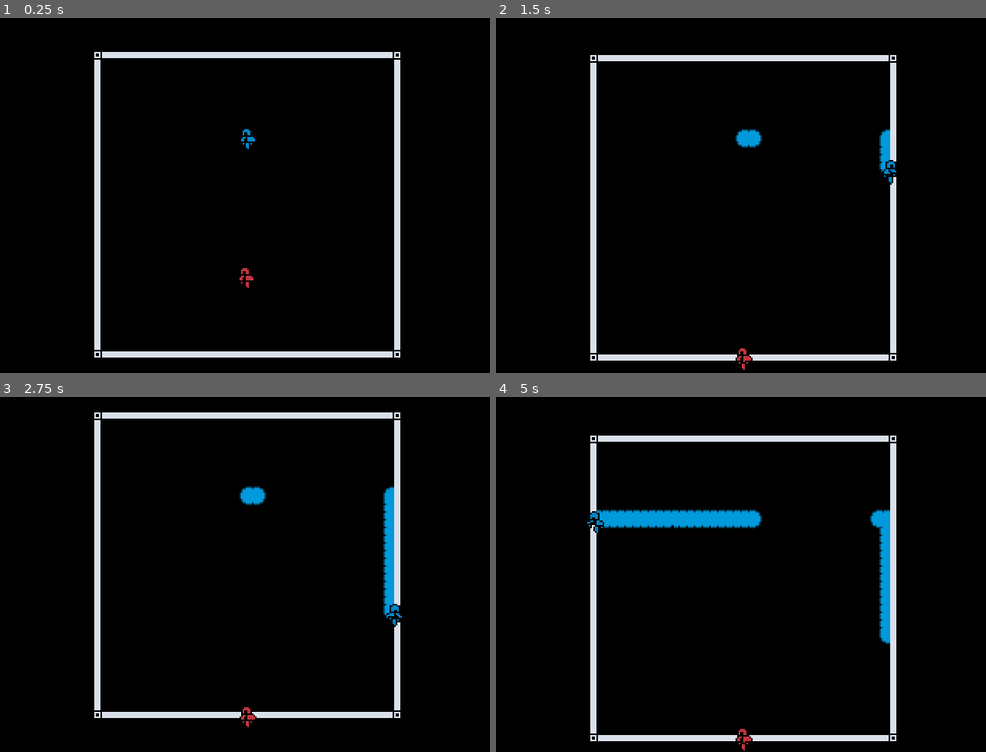
Above: before the commit, frames 1-4 (two rows, left to right).
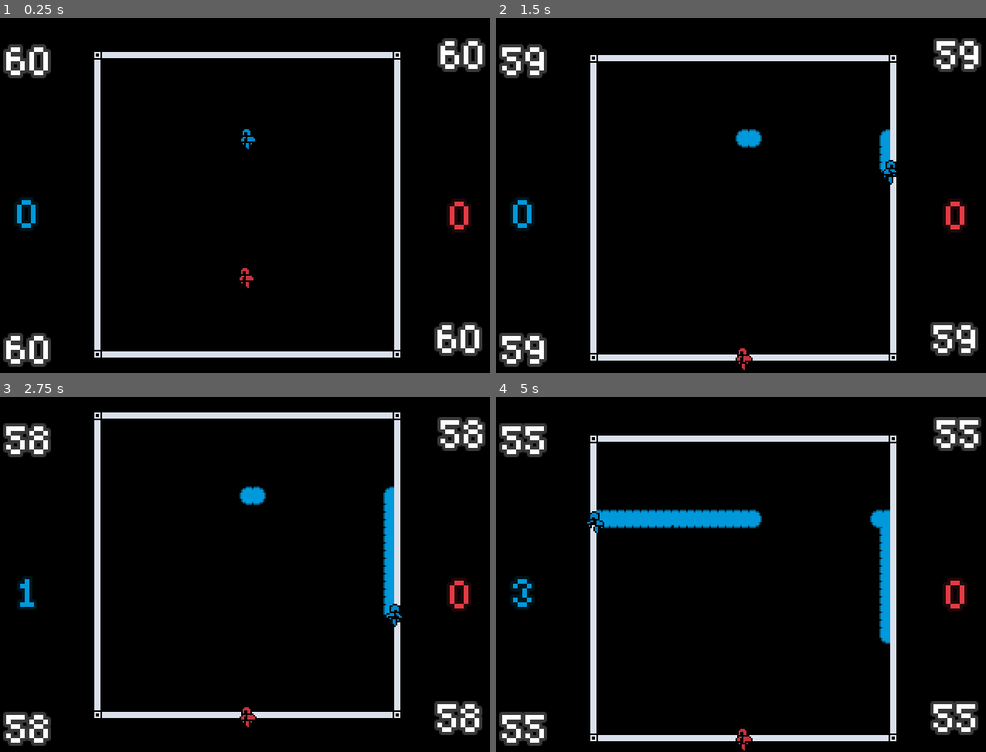
Above: after the commit, the same moments.

Repository: Hairic95/godot-top-down-shooter-template
Game: Godot game, scene res://src/scenes/PaintBattleScene.tscn
Two runs of this game, one before a commit and one after it. Both use one fixed random seed, a clock stepped at 60 frames per second and the inputs below. The project has no main scene, so this scene is started directly.
Inputs:
- Up to frame 1 (0.25 s): no input
- Up to frame 2 (1.5 s): tap Enter (ui_accept) at 0.5, 0.77 s; hold D 0.53-1.28 s; tap Space (dash) at 0.6 s; hold S from 1.28 s (still down); tap Shift at 1.35 s
- Up to frame 3 (2.75 s): tap Enter (ui_accept) at 1.52 s; release S at 2.03 s; hold D from 2.03 s (still down); tap Space (dash) at 2.1 s
- Up to frame 4 (5 s): tap Enter (ui_accept) at 2.75, 3.02, 3.77, 4.52 s; release D at 2.78 s; hold W 2.78-3.53 s; tap Shift at 2.85, 4.35 s; hold A from 3.53 s (still down); tap Space (dash) at 3.6 s

The runs differ from the first frame. In frame 1, 3.9% of the frame differs, in the area x 0-100%, y 5-99%; in frame 2, 4.0%; in frame 3, 4.0%; in frame 4, 4.1%.

Commit message:
commit

Diff:
--- a/src/scenes/PaintBattleScene.gd
+++ b/src/scenes/PaintBattleScene.gd
@@ -8,6 +8,11 @@
 func _ready():
 	player = $Entities/Player1
 	latest_player_position = player.global_position
+
+	$CanvasLayer/Player1Percentage.add_color_override("font_color", $Entities/Player1.paint_color)
+	$CanvasLayer/Player1Percentage.add_color_override("font_outline_modulate", $Entities/Player1.paint_color.darkened(.4))
+	$CanvasLayer/Player2Percentage.add_color_override("font_color", $Entities/Player2.paint_color)
+	$CanvasLayer/Player2Percentage.add_color_override("font_outline_modulate", $Entities/Player2.paint_color.darkened(.4))
 
 	EventBus.connect("create_bullet", self, "create_bullet")
 	EventBus.connect("create_effect", self, "create_effect")
@@ -61,11 +66,47 @@
 				var image_rect = Rect2(0, 0, image.get_width(), image.get_height())
 				if image_rect.has_point(final_pixel):
 					if arena_mask_image.get_pixelv(final_pixel).a != 0:
-						if mask_image.get_pixel(x, y).r == 1 && image.get_pixelv(final_pixel).to_html() != paint_color.to_html():
-							image.set_pixelv(final_pixel, paint_color * .7)
+						var old_color = image.get_pixelv(final_pixel)
+						if mask_image.get_pixel(x, y).r == 1 && old_color.to_html() != paint_color.to_html():
+
+							image.set_pixelv(final_pixel, paint_color.darkened(.4))
 						else:
 							image.set_pixelv(final_pixel, paint_color)
 
 	var new_texture = ImageTexture.new()
 	new_texture.create_from_image(image, Texture.FLAG_VIDEO_SURFACE)
 	$ArenaPaint.texture = new_texture
+
+func _on_MatchTimer_timeout():
+	print("match finished")
+
+func _on_UpdateUITimer_timeout():
+	var time_left = str(int($MatchTimer.time_left))
+	$CanvasLayer/TimeLeft1.text = time_left
+	$CanvasLayer/TimeLeft2.text = time_left
+	$CanvasLayer/TimeLeft3.text = time_left
+	$CanvasLayer/TimeLeft4.text = time_left
+
+	var imageTexture = $ArenaPaint.texture
+	var image = imageTexture.get_data()
+	image.lock()
+
+	var player1_pixels = 0.0
+	var player2_pixels = 0.0
+	var total_pixels = 0.0
+
+	for x in image.get_width():
+		for y in image.get_height():
+			var color = image.get_pixel(x, y).to_rgba32()
+
+			if color == $Entities/Player1.paint_color.to_rgba32():
+				player1_pixels += 1.0
+			elif color == $Entities/Player2.paint_color.to_rgba32():
+				player2_pixels += 1.0
+
+			total_pixels += 1.0
+
+	print(player1_pixels)
+
+	$CanvasLayer/Player1Percentage.text = str(int(player1_pixels / total_pixels * 100.0))
+	$CanvasLayer/Player2Percentage.text = str(int(player2_pixels / total_pixels * 100.0))
--- a/src/scenes/PaintBattleScene.tscn
+++ b/src/scenes/PaintBattleScene.tscn
@@ -1,10 +1,17 @@
-[gd_scene load_steps=6 format=2]
+[gd_scene load_steps=8 format=2]
 
 [ext_resource path="res://src/entities/player/PaintPlayer.tscn" type="PackedScene" id=1]
 [ext_resource path="res://src/scenes/PaintBattleScene.gd" type="Script" id=2]
 [ext_resource path="res://assets/textures/battle/arena.png" type="Texture" id=3]
 [ext_resource path="res://assets/textures/battle/arena_mask3.png" type="Texture" id=4]
 [ext_resource path="res://assets/textures/battle/arena_paint_base.png" type="Texture" id=5]
+[ext_resource path="res://assets/fonts/Sins.ttf" type="DynamicFontData" id=6]
+
+[sub_resource type="DynamicFont" id=1]
+size = 48
+outline_size = 2
+outline_color = Color( 0.223529, 0.223529, 0.223529, 1 )
+font_data = ExtResource( 6 )
 
 [node name="PaintBattleScene" type="Node2D"]
 script = ExtResource( 2 )
@@ -65,3 +72,93 @@
 
 [node name="CollisionPolygon2D" type="CollisionPolygon2D" parent="StaticBody2D"]
 polygon = PoolVector2Array( -100, -100, 100, -100, 100, 101, -101, 101, -100, -112, -108, -112, -109, 109, 109, 110, 109, -115, -100, -112 )
+
+[node name="CanvasLayer" type="CanvasLayer" parent="."]
+
+[node name="TimeLeft1" type="Label" parent="CanvasLayer"]
+margin_left = 285.0
+margin_top = 1.0
+margin_right = 315.0
+margin_bottom = 33.0
+custom_fonts/font = SubResource( 1 )
+text = "60"
+align = 1
+valign = 1
+__meta__ = {
+"_edit_use_anchors_": false
+}
+
+[node name="TimeLeft2" type="Label" parent="CanvasLayer"]
+margin_left = 4.0
+margin_top = 5.0
+margin_right = 34.0
+margin_bottom = 37.0
+custom_fonts/font = SubResource( 1 )
+text = "60"
+align = 1
+valign = 1
+__meta__ = {
+"_edit_use_anchors_": false
+}
+
+[node name="TimeLeft3" type="Label" parent="CanvasLayer"]
+margin_left = 4.0
+margin_top = 192.0
+margin_right = 34.0
+margin_bottom = 224.0
+custom_fonts/font = SubResource( 1 )
+text = "60"
+align = 1
+valign = 1
+__meta__ = {
+"_edit_use_anchors_": false
+}
+
+[node name="TimeLeft4" type="Label" parent="CanvasLayer"]
+margin_left = 283.0
+margin_top = 185.0
+margin_right = 313.0
+margin_bottom = 217.0
+custom_fonts/font = SubResource( 1 )
+text = "60"
+align = 1
+valign = 1
+__meta__ = {
+"_edit_use_anchors_": false
+}
+
+[node name="Player1Percentage" type="Label" parent="CanvasLayer"]
+margin_left = 4.0
+margin_top = 104.0
+margin_right = 34.0
+margin_bottom = 136.0
+custom_fonts/font = SubResource( 1 )
+text = "0"
+align = 1
+valign = 1
+__meta__ = {
+"_edit_use_anchors_": false
+}
+
+[node name="Player2Percentage" type="Label" parent="CanvasLayer"]
+margin_left = 284.0
+margin_top = 105.0
+margin_right = 314.0
+margin_bottom = 137.0
+custom_fonts/font = SubResource( 1 )
+text = "0"
+align = 1
+valign = 1
+__meta__ = {
+"_edit_use_anchors_": false
+}
+
+[node name="MatchTimer" type="Timer" parent="."]
+wait_time = 60.01
+one_shot = true
+autostart = true
+
+[node name="UpdateUITimer" type="Timer" parent="MatchTimer"]
+autostart = true
+[connection signal="timeout" from="MatchTimer" to="." method="_on_MatchTimer_timeout"]
+[connection signal="timeout" from="MatchTimer/UpdateUITimer" to="." method="_on_UpdateUITimer_timeout"]
